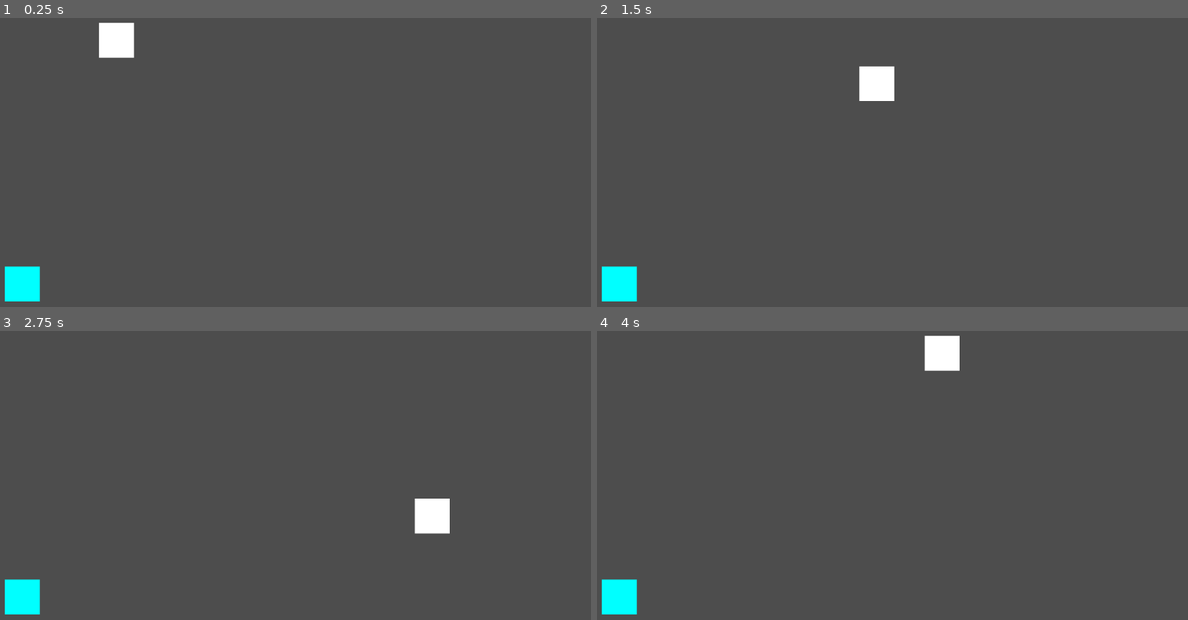
Above: before the commit, frames 1-4 (two rows, left to right).
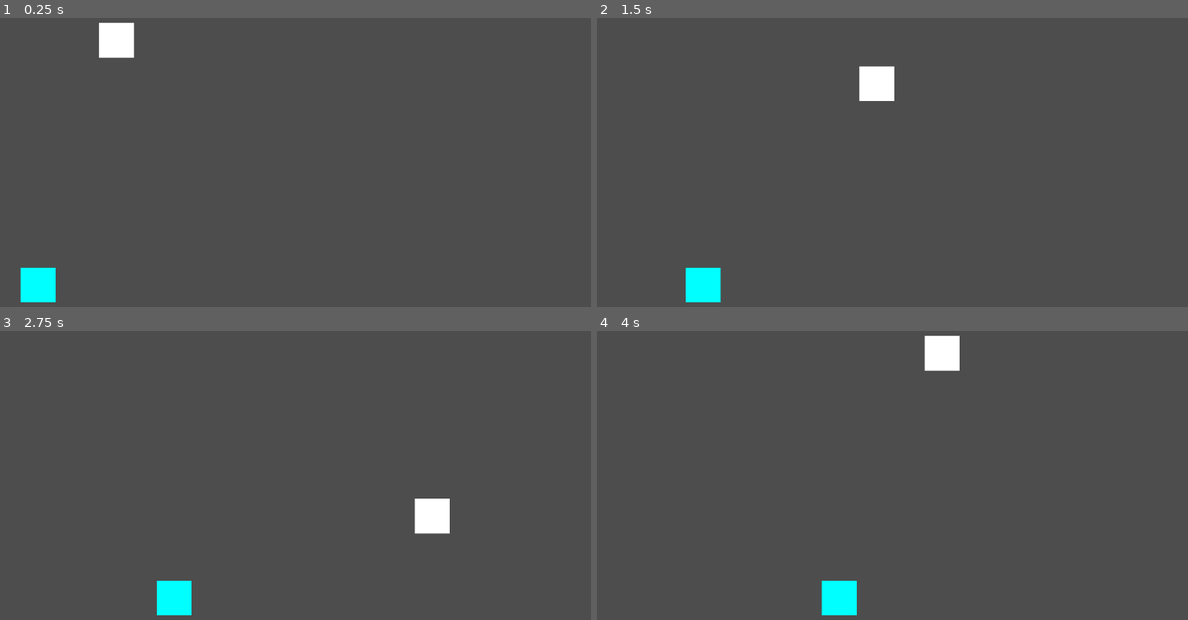
Above: after the commit, the same moments.

Repository: J-Abitria/2025-crimson-game-jam
Game: Godot game, scene res://PartyRoom.tscn
Same seed, same stepped clock (60 frames per second), same inputs: the game is played once before the commit and once after it.
Inputs (mouse positions are in pixels of both pictures, inside the frame that each line leads up to):
- Up to frame 1 (0.25 s): no input
- Up to frame 2 (1.5 s): move the mouse to (1040, 119) at 0.52 s; press the mouse at (1040, 119) at 0.53 s; hold D (moveRight) 0.53-1.28 s; move the mouse to (780, 153) at 1.27 s; release the mouse at (780, 153) at 1.28 s; hold S (moveDown) from 1.28 s (still down); tap E (interact) at 1.35 s
- Up to frame 3 (2.75 s): move the mouse to (366, 374) at 2.02 s; release S (moveDown) at 2.03 s; press the mouse at (366, 374) at 2.03 s; hold D (moveRight) from 2.03 s (still down)
- Up to frame 4 (4 s): move the mouse to (874, 521) at 2.77 s; release D (moveRight) at 2.78 s; release the mouse at (874, 521) at 2.78 s; hold W (moveUp) 2.78-3.53 s; tap E (interact) at 2.85 s; move the mouse to (1093, 504) at 3.52 s; press the mouse at (1093, 504) at 3.53 s; hold A (moveLeft) from 3.53 s (still down)

The runs differ from the first frame. In frame 1, 0.7% of the frame differs, in the area x 0-10%, y 85-99%; in frame 2, 1.4%, in the area x 0-21%, y 85-99%; in frame 3, 1.4%; in frame 4, 1.4%.

Commit message:
Setup a moving NPC.

Diff:
--- a/2025-crimson-game-jam/PartyRoom.tscn
+++ b/2025-crimson-game-jam/PartyRoom.tscn
@@ -31,9 +31,11 @@
 
 [sub_resource type="RectangleShape2D" id="RectangleShape2D_in1t5"]
 
-[sub_resource type="RectangleShape2D" id="RectangleShape2D_udgup"]
-
-[sub_resource type="RectangleShape2D" id="RectangleShape2D_uxlj3"]
+[sub_resource type="Curve2D" id="Curve2D_udgup"]
+_data = {
+"points": PackedVector2Array(0, 0, 0, 0, 4, 2, 0, 0, 0, 0, 1010, 2, 0, 0, 0, 0, 4, 2)
+}
+point_count = 3
 
 [sub_resource type="Gradient" id="Gradient_8tyn0"]
 offsets = PackedFloat32Array(1)
@@ -42,11 +44,9 @@
 [sub_resource type="GradientTexture2D" id="GradientTexture2D_2o3f8"]
 gradient = SubResource("Gradient_8tyn0")
 
-[sub_resource type="Curve2D" id="Curve2D_udgup"]
-_data = {
-"points": PackedVector2Array(0, 0, 0, 0, 4, 2, 0, 0, 0, 0, 1010, 2, 0, 0, 0, 0, 4, 2)
-}
-point_count = 3
+[sub_resource type="RectangleShape2D" id="RectangleShape2D_udgup"]
+
+[sub_resource type="RectangleShape2D" id="RectangleShape2D_uxlj3"]
 
 [node name="Node2D" type="Node2D"]
 
@@ -120,28 +120,28 @@
 scale = Vector2(3.2033918, 3.2799997)
 shape = SubResource("RectangleShape2D_in1t5")
 
-[node name="NPC" type="CharacterBody2D" parent="."]
+[node name="Path2D" type="Path2D" parent="."]
 position = Vector2(54, 594)
+curve = SubResource("Curve2D_udgup")
+
+[node name="PathFollow2D" type="PathFollow2D" parent="Path2D"]
+position = Vector2(4, 2)
+rotates = false
+
+[node name="Sprite2D" type="Sprite2D" parent="Path2D/PathFollow2D"]
+texture = SubResource("GradientTexture2D_2o3f8")
+
+[node name="NPC" type="CharacterBody2D" parent="Path2D/PathFollow2D"]
+position = Vector2(-4, -2)
 script = ExtResource("3_hxfrn")
 
-[node name="CollisionShape2D" type="CollisionShape2D" parent="NPC"]
+[node name="CollisionShape2D" type="CollisionShape2D" parent="Path2D/PathFollow2D/NPC"]
 scale = Vector2(3.25, 3.25)
 shape = SubResource("RectangleShape2D_udgup")
 
-[node name="Area2D" type="Area2D" parent="NPC"]
+[node name="Area2D" type="Area2D" parent="Path2D/PathFollow2D/NPC"]
 
-[node name="CollisionShape2D" type="CollisionShape2D" parent="NPC/Area2D"]
+[node name="CollisionShape2D" type="CollisionShape2D" parent="Path2D/PathFollow2D/NPC/Area2D"]
 scale = Vector2(4, 4)
 shape = SubResource("RectangleShape2D_uxlj3")
 debug_color = Color(0.71689725, 0.2551662, 0.99999994, 0.41960785)
-
-[node name="Sprite2D" type="Sprite2D" parent="NPC"]
-texture = SubResource("GradientTexture2D_2o3f8")
-
-[node name="Path2D" type="Path2D" parent="NPC"]
-curve = SubResource("Curve2D_udgup")
-
-[node name="PathFollow2D" type="PathFollow2D" parent="NPC/Path2D"]
-position = Vector2(706.7919, 2)
-progress = 1309.2095
-rotates = false
--- a/2025-crimson-game-jam/Scripts/NPCMovement.gd
+++ b/2025-crimson-game-jam/Scripts/NPCMovement.gd
@@ -4,7 +4,7 @@
 var pathData: PathFollow2D
 
 func _ready():
-	pathData = get_node("Path2D/PathFollow2D")
+	pathData = get_parent()
 	CustomSignals.promptNPC.connect(_on_prompted)
 
 func _physics_process(delta):
